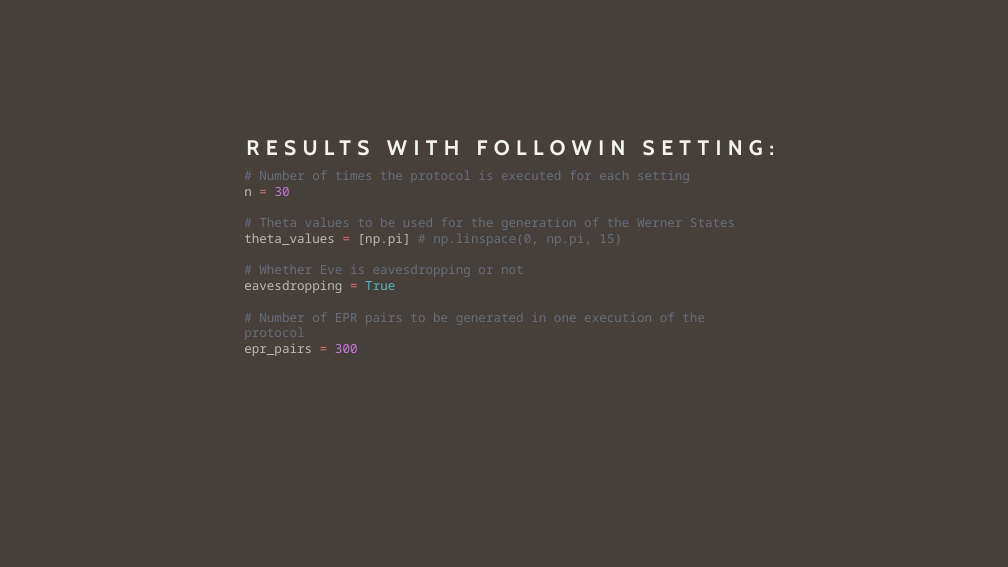
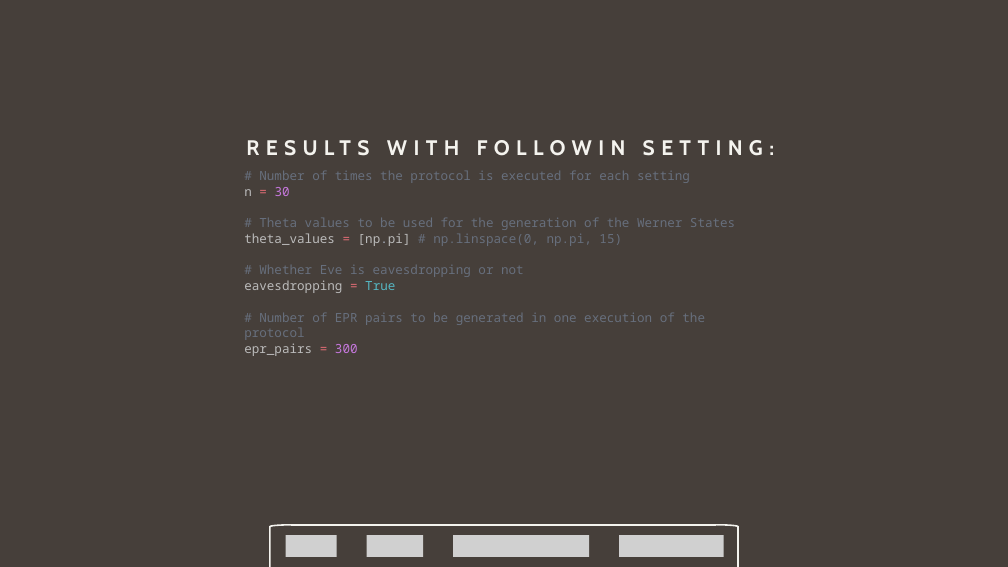
Before and after one commit to giovanniligato/E91-Protocol, a slide deck: slide 37 of Slides/E91 Protocol.pptx (slide 25 before the commit). Drawn at 1008x567 pixels with LibreOffice and Linux fonts; fonts in the diff are those of the drawing; grey boxes stand for pictures. Boxes give left, top, right and bottom in pixels: in the first picture for what was removed or moved away, otherwise in the second. Text is boxed around its words. In the diff, an @@ line names an element or a change of style, - is before the commit and + after.

```diff
--- a/Slides/E91 Protocol.pptx
+++ b/Slides/E91 Protocol.pptx
@@ group added at [270,525,738,567]: 4 pictures, 2 left brackets, 1 line @@
```
Also in this commit, not shown: 6 other slides changed, 20 slides added, 6 slides removed.
